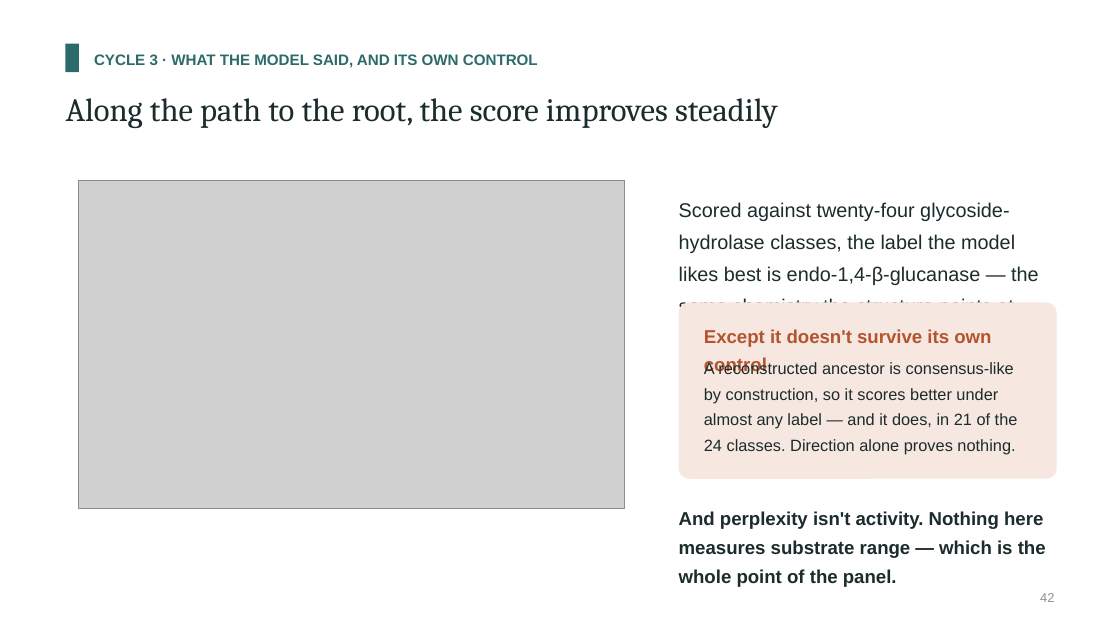
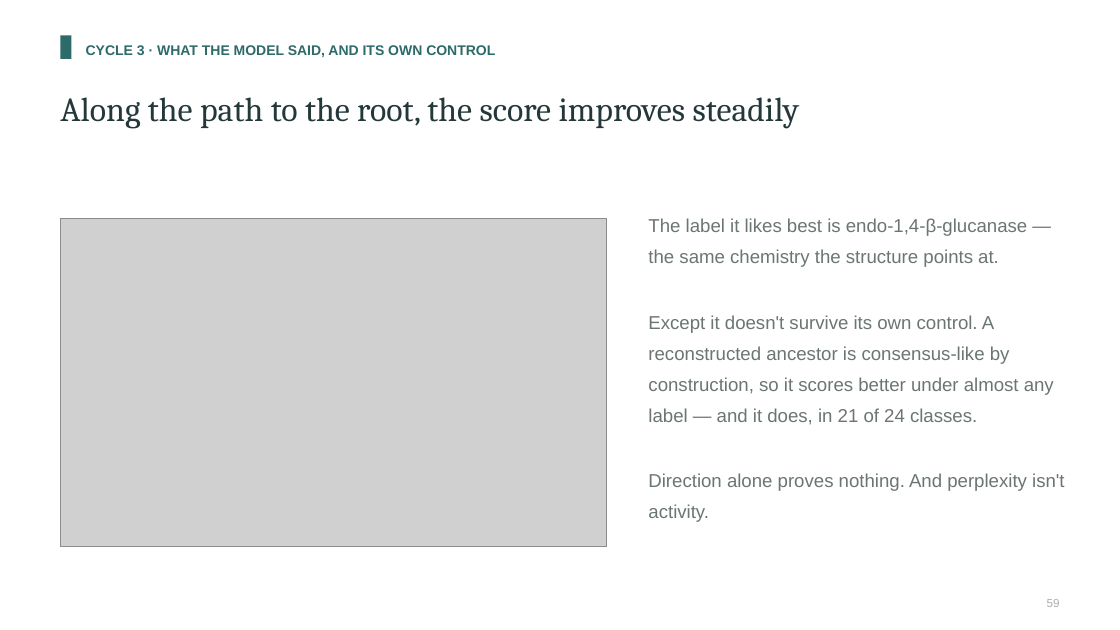
Before and after one commit to A1ex-Ch3n/igem-2026, a slide deck: slide 59 of documents/2026-10-25_presentation_deck.pptx (slide 42 before the commit). Drawn at 1120x630 pixels with LibreOffice and Linux fonts; fonts in the diff are those of the drawing; grey boxes stand for pictures. Boxes give left, top, right and bottom in pixels: in the first picture for what was removed or moved away, otherwise in the second. Text is boxed around its words. In the diff, an @@ line names an element or a change of style, - is before the commit and + after.

```diff
--- a/documents/2026-10-25_presentation_deck.pptx
+++ b/documents/2026-10-25_presentation_deck.pptx
@@ rectangle resized from (x1=66, y1=44, x2=79, y2=72) to (x1=60, y1=35, x2=71, y2=59) @@
@@ text "CYCLE 3 · WHAT THE ..." moved from (x1=94, y1=54, x2=538, y2=68) to (x1=86, y1=45, x2=495, y2=57) @@
@@ text "CYCLE 3 · WHAT THE ..." at (x1=86, y1=45, x2=495, y2=57): size 13 to 12 pt; line spacing 1.25 to 1.3 @@
@@ text "Along the path to the ..." at (x1=60, y1=97, x2=800, y2=128): size 28 to 29 pt, text colour #1C2B2B to #24383A; line spacing 1.08 to 1.12 @@
@@ text removed at (x1=679, y1=202, x2=1039, y2=307) @@
-Scored against twenty-four glycoside-hydrolase classes, the label the model likes best is endo-1,4-β-glucanase — the same chemistry the structure points at.
@@ picture moved from (x1=78, y1=181, x2=624, y2=508) to (x1=60, y1=218, x2=607, y2=546) @@
@@ text at (x1=648, y1=218, x2=1065, y2=522): text changed; size 14 to 16 pt; text colour #1C2B2B to #6B7674 @@
-A reconstructed ancestor is consensus-like by construction, so it scores better under almost any label — and it does, in 21 of the 24 classes. Direction alone proves nothing.
+The label it likes best is endo-1,4-β-glucanase — the same chemistry the structure points at.
+Except it doesn't survive its own control. A reconstructed ancestor is consensus-like by construction, so it scores better under almost any label — and it does, in 21 of 24 classes.
+Direction alone proves nothing. And perplexity isn't activity.
@@ rounded rectangle removed at (x1=679, y1=302, x2=1057, y2=479) @@
@@ text removed at (x1=704, y1=329, x2=991, y2=374) @@
-Except it doesn't survive its own control
@@ text removed at (x1=679, y1=511, x2=1046, y2=587) @@
-And perplexity isn't activity. Nothing here measures substrate range — which is the whole point of the panel.
@@ text removed at (x1=1040, y1=593, x2=1054, y2=602) @@
-42
@@ text added at (x1=1047, y1=599, x2=1060, y2=607), 10 pt, text #A8B0AE @@
+59
```
Also in this commit, not shown: 27 other slides changed, 57 slides added, 28 slides removed, 20 other files.
